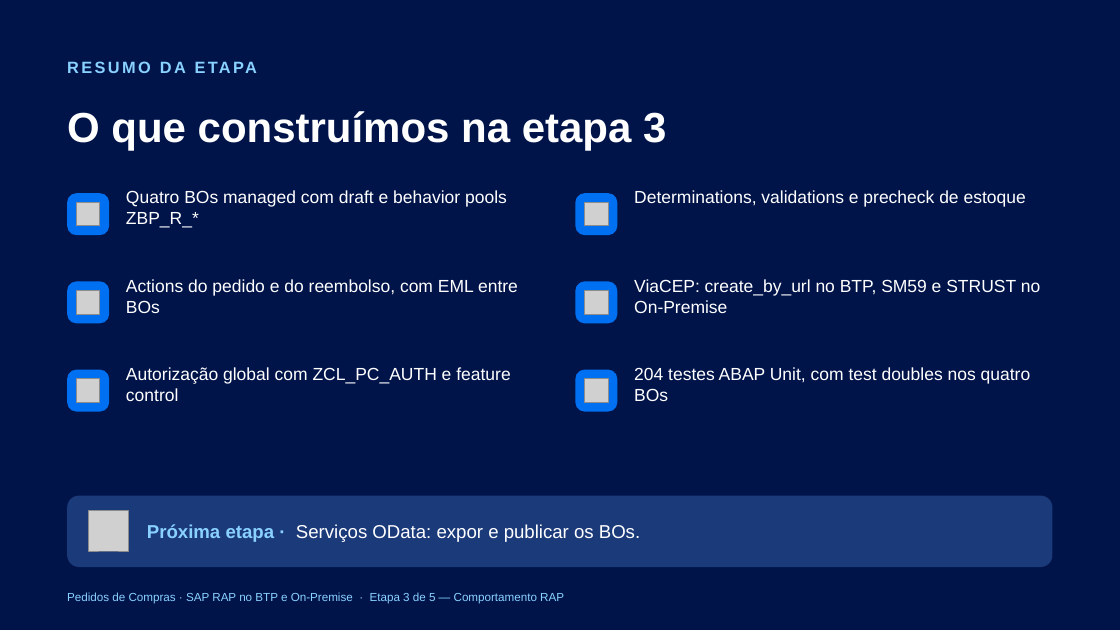
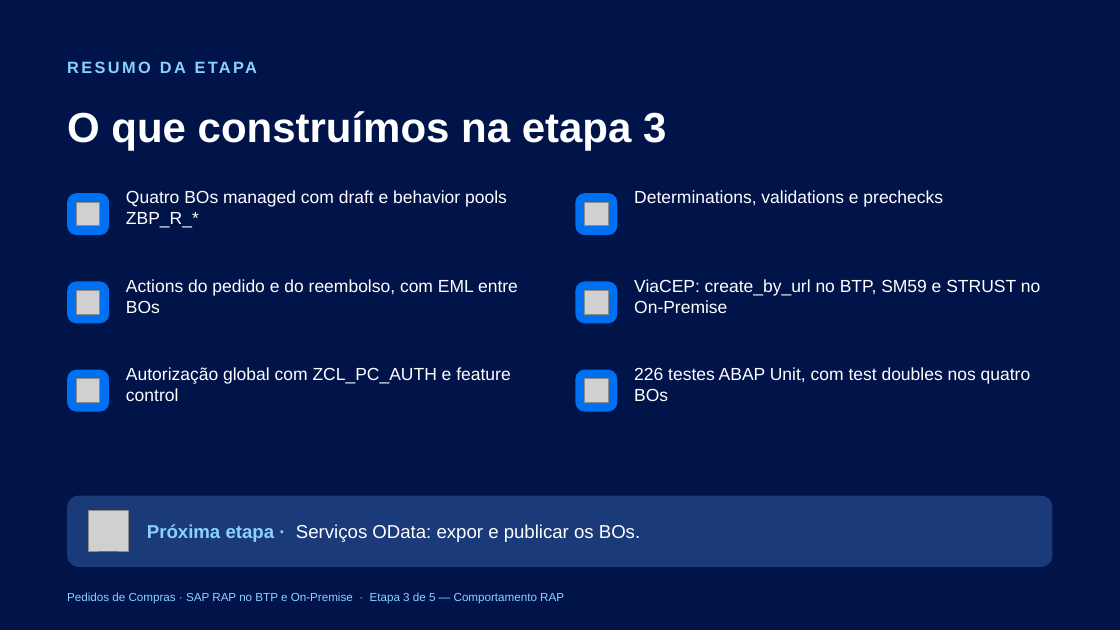
Before and after one commit to AdrianoBispo/sap-abap-rap-pedidos-de-compras-app, a slide deck: slide 50 of docs/apresentacoes/03-comportamento-rap.pptx (slide 47 before the commit). Drawn at 1120x630 pixels with LibreOffice and Linux fonts; fonts in the diff are those of the drawing; grey boxes stand for pictures. Boxes give left, top, right and bottom in pixels: in the first picture for what was removed or moved away, otherwise in the second. Text is boxed around its words. In the diff, an @@ line names an element or a change of style, - is before the commit and + after.

```diff
--- a/docs/apresentacoes/03-comportamento-rap.pptx
+++ b/docs/apresentacoes/03-comportamento-rap.pptx
@@ text at [634, 190, 943, 207]: text changed @@
-Determinations, validations e precheck de estoque
+Determinations, validations e prechecks
@@ text at [634, 367, 1031, 401]: text changed @@
-204 testes ABAP Unit, com test doubles nos quatro BOs
+226 testes ABAP Unit, com test doubles nos quatro BOs
```
Also in this commit, not shown: 10 other slides changed, 3 slides added.
